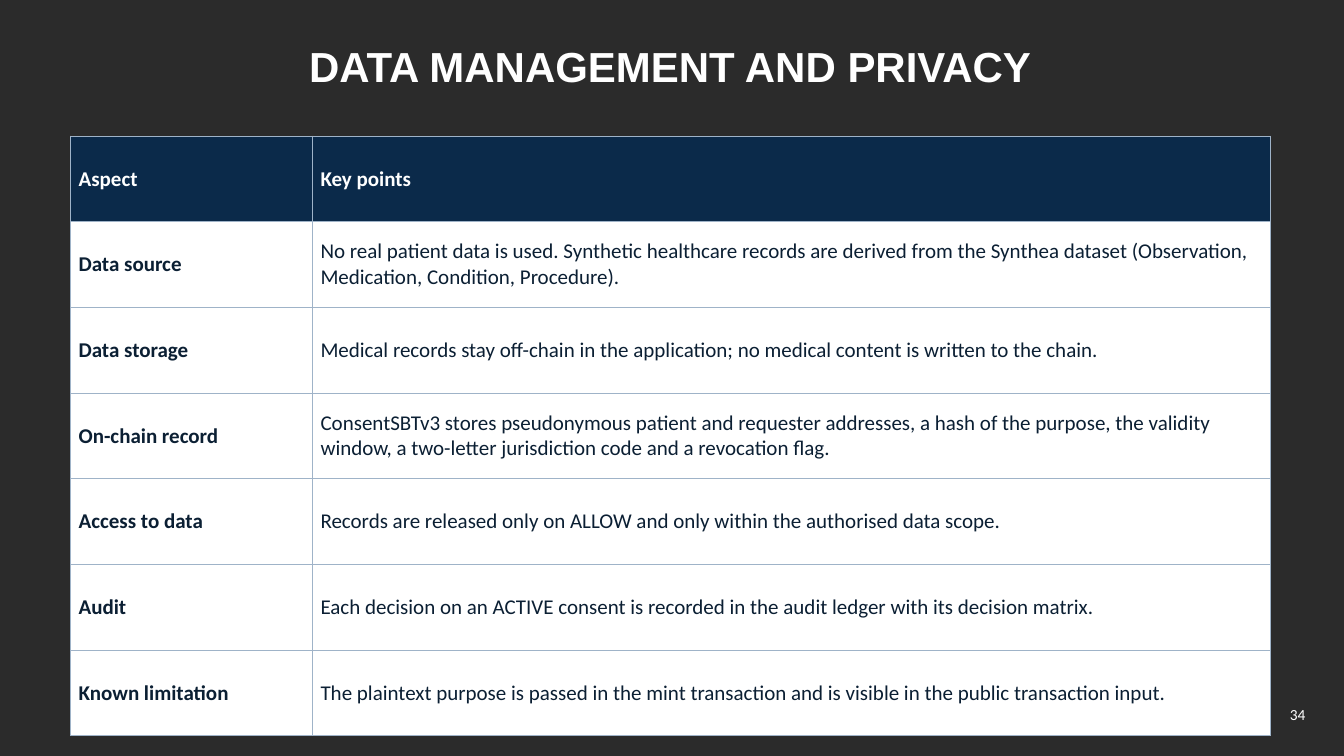
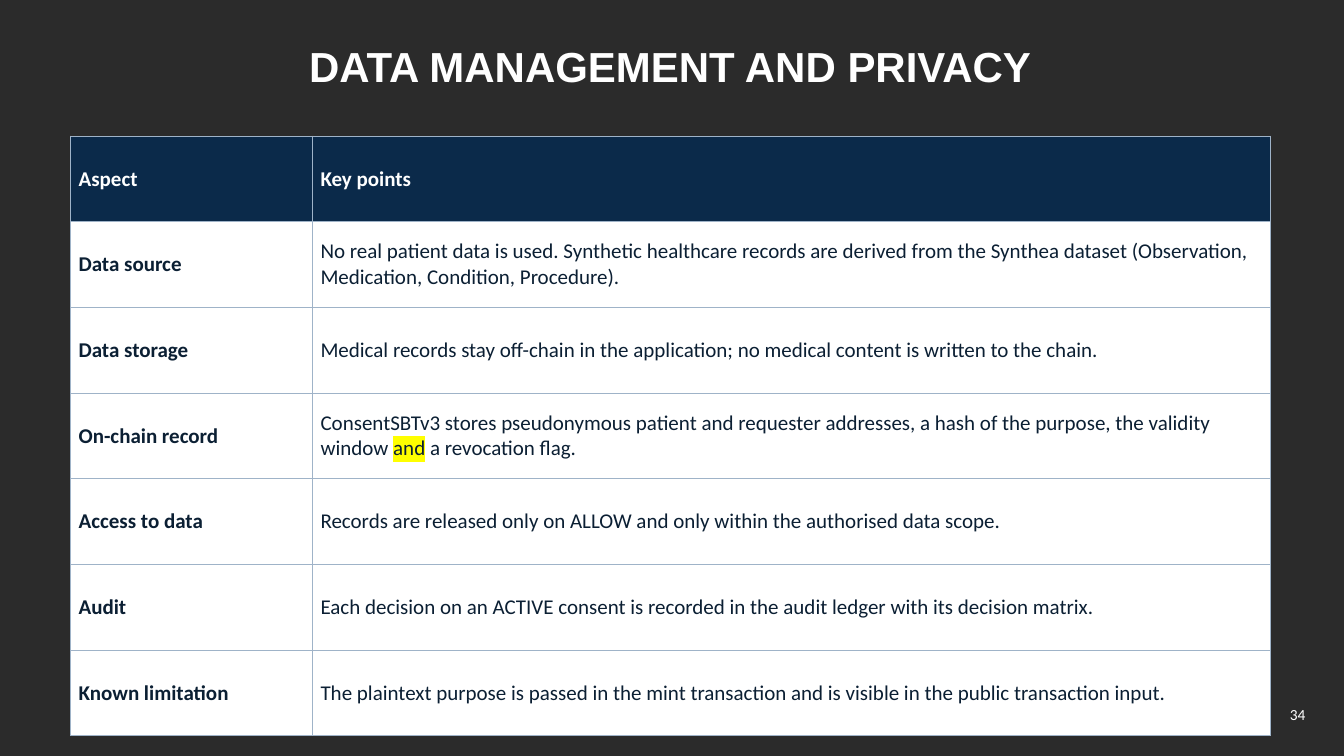
Before and after one commit to yasir12345678900/HealthRWA-Sepolia-Personal-try, a slide deck: slide 34 of docs/Yasir_CA2_Reassessment_Slides_YELLOW_changes.pptx. Drawn at 1344x756 pixels with LibreOffice and Linux fonts; fonts in the diff are those of the drawing; background and template pictures are left out; a plain dark background stands for a picture behind light text. Boxes give left, top, right and bottom in pixels: in the first picture for what was removed or moved away, otherwise in the second. Text is boxed around its words. In the diff, an @@ line names an element or a change of style, - is before the commit and + after.

```diff
--- a/docs/Yasir_CA2_Reassessment_Slides_YELLOW_changes.pptx
+++ b/docs/Yasir_CA2_Reassessment_Slides_YELLOW_changes.pptx
@@ table at (71,136,1270,708) @@
-row 4, column 2: ConsentSBTv3 stores pseudonymous patient and requester addresses, a hash of the purpose, the validity window, a two-letter jurisdiction code and a revocation flag.
+row 4, column 2: ConsentSBTv3 stores pseudonymous patient and requester addresses, a hash of the purpose, the validity window and a revocation flag.
```
Also in this commit, not shown: 20 other slides changed, 1 slide added, 5 slides removed, 3 other files.
